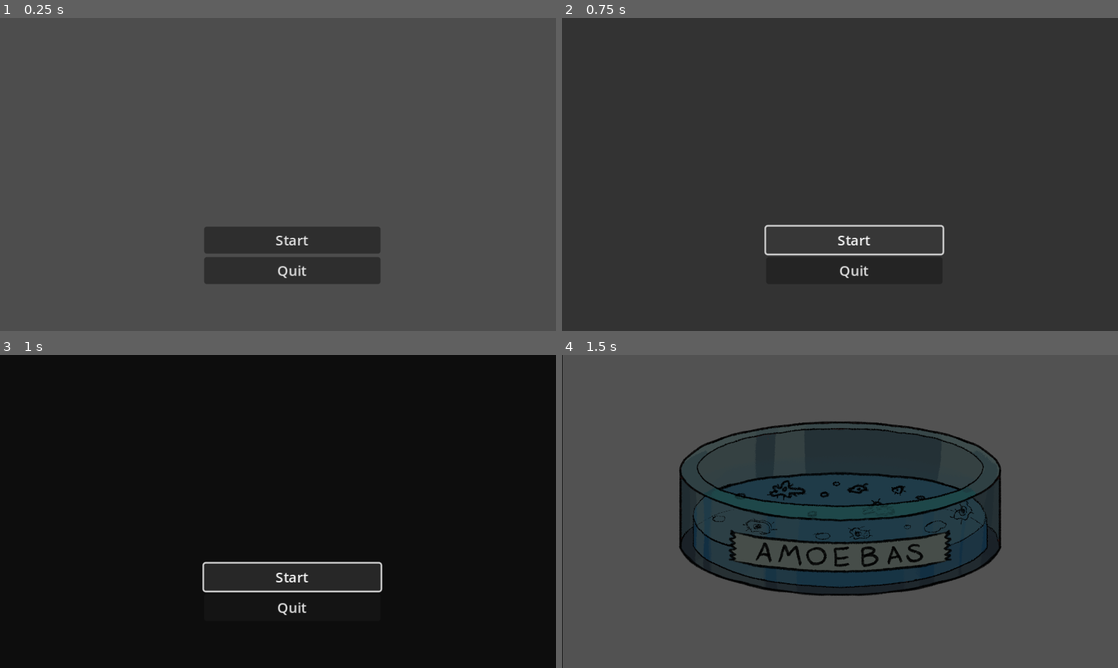
Above: before the commit, frames 1-4 (two rows, left to right).
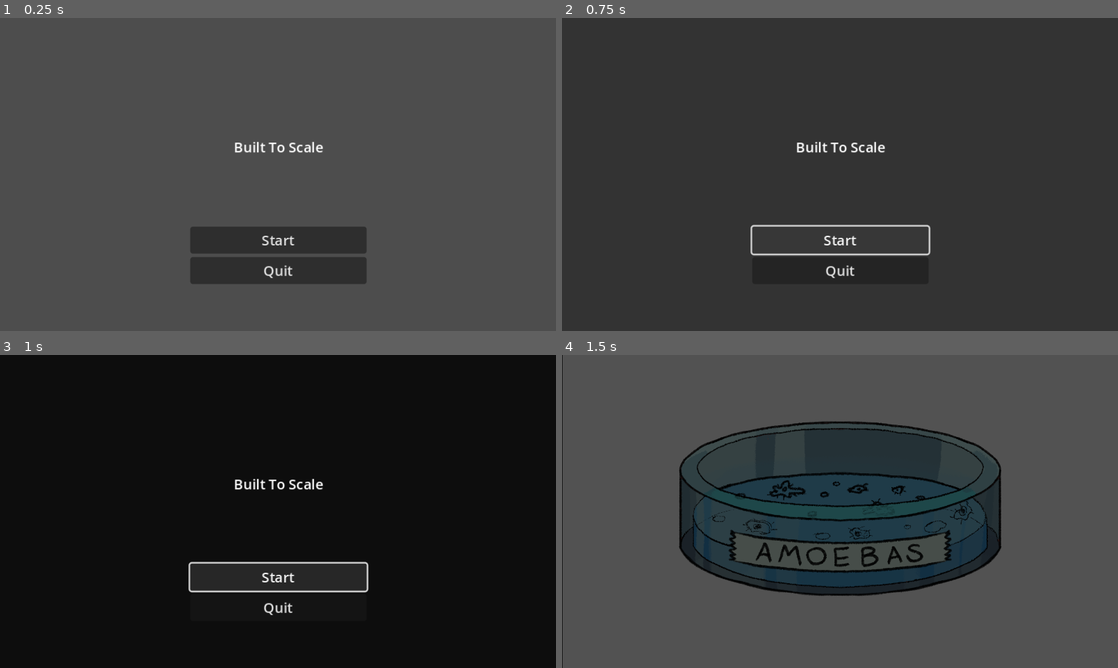
Above: after the commit, the same moments.

Repository: AlexPham0209/DishOut
Game: Godot game, scene res://src/Scenes/TitleScreen.tscn
Same seed, same stepped clock (60 frames per second), same inputs: the game is played once before the commit and once after it.
Inputs:
- Up to frame 1 (0.25 s): no input
- Up to frame 2 (0.75 s): click "Start" at 0.5 s
- Up to frame 3 (1 s): no input
- Up to frame 4 (1.5 s): tap Enter at 1.25 s; hold D (Right) from 1.28 s (still down); tap Space (Interact) at 1.35 s

The runs differ from the first frame. In frame 1, 1.4% of the frame differs, in the area x 34-69%, y 39-85%; in frame 2, 0.8%; in frame 3, 1.2%; in frame 4, nothing differs.

Commit message:
Made zoom transition so that zoom values is not fixed

Diff:
--- a/src/Scenes/Cutscenes/Scene1.tscn
+++ b/src/Scenes/Cutscenes/Scene1.tscn
@@ -1,11 +1,13 @@
-[gd_scene load_steps=21 format=3 uid="uid://c4hc5tt817e3y"]
+[gd_scene load_steps=24 format=3 uid="uid://c4hc5tt817e3y"]
 
 [ext_resource type="Script" path="res://src/Scripts/Cutscene.gd" id="1_xua8u"]
+[ext_resource type="PackedScene" uid="uid://8syuojrdilr3" path="res://src/Scenes/Levels/Level1.tscn" id="2_822sf"]
 [ext_resource type="Script" path="res://src/Scripts/Dialogue.gd" id="2_wchmf"]
 [ext_resource type="PackedScene" uid="uid://chqewscxs0qop" path="res://src/Scenes/Cutscenes/Textbox.tscn" id="3_gq7ik"]
 [ext_resource type="Texture2D" uid="uid://csqslyic5civv" path="res://src/Assets/Art/Cells/Lil_Guy.png" id="4_5veyb"]
 [ext_resource type="Texture2D" uid="uid://q5qbkae260ob" path="res://src/Assets/Art/Petridish/PetriDish.png" id="4_uqrd0"]
 [ext_resource type="Texture2D" uid="uid://c85fjpp0j0blt" path="res://src/Assets/Art/Petridish/Petri_Cutscene_BG.png" id="5_ihe31"]
+[ext_resource type="Texture2D" uid="uid://db3qyik4txoa2" path="res://src/Assets/Art/Petra/Merge_4.png" id="6_dc8j7"]
 [ext_resource type="Texture2D" uid="uid://cq8m4bopg5wq8" path="res://src/Assets/Art/Petra/En_Cut_Normal.png" id="6_gms34"]
 
 [sub_resource type="Animation" id="Animation_cgeng"]
@@ -90,6 +92,18 @@
 "transitions": PackedFloat32Array(1),
 "update": 1,
 "values": [true]
+}
+tracks/4/type = "value"
+tracks/4/imported = false
+tracks/4/enabled = true
+tracks/4/path = NodePath("Backgrounds/Fade:color")
+tracks/4/interp = 1
+tracks/4/loop_wrap = true
+tracks/4/keys = {
+"times": PackedFloat32Array(0),
+"transitions": PackedFloat32Array(1),
+"update": 0,
+"values": [Color(0, 0, 0, 0)]
 }
 
 [sub_resource type="Animation" id="Animation_7oby3"]
@@ -240,7 +254,7 @@
 tracks/3/interp = 1
 tracks/3/loop_wrap = true
 tracks/3/keys = {
-"times": PackedFloat32Array(6.96667),
+"times": PackedFloat32Array(7),
 "transitions": PackedFloat32Array(1),
 "values": [{
 "args": [],
@@ -250,6 +264,74 @@
 
 [sub_resource type="Animation" id="Animation_ju1v3"]
 resource_name = "1_6"
+length = 3.0
+tracks/0/type = "value"
+tracks/0/imported = false
+tracks/0/enabled = true
+tracks/0/path = NodePath("Characters/Merge4:visible")
+tracks/0/interp = 1
+tracks/0/loop_wrap = true
+tracks/0/keys = {
+"times": PackedFloat32Array(0),
+"transitions": PackedFloat32Array(1),
+"update": 1,
+"values": [true]
+}
+tracks/1/type = "value"
+tracks/1/imported = false
+tracks/1/enabled = true
+tracks/1/path = NodePath("Characters/EnCutNormal:visible")
+tracks/1/interp = 1
+tracks/1/loop_wrap = true
+tracks/1/keys = {
+"times": PackedFloat32Array(0),
+"transitions": PackedFloat32Array(1),
+"update": 1,
+"values": [false]
+}
+tracks/2/type = "value"
+tracks/2/imported = false
+tracks/2/enabled = true
+tracks/2/path = NodePath("Characters/LilGuy:visible")
+tracks/2/interp = 1
+tracks/2/loop_wrap = true
+tracks/2/keys = {
+"times": PackedFloat32Array(0),
+"transitions": PackedFloat32Array(1),
+"update": 1,
+"values": [false]
+}
+tracks/3/type = "method"
+tracks/3/imported = false
+tracks/3/enabled = true
+tracks/3/path = NodePath("CanvasLayer/Dialogue/TextBox")
+tracks/3/interp = 1
+tracks/3/loop_wrap = true
+tracks/3/keys = {
+"times": PackedFloat32Array(1),
+"transitions": PackedFloat32Array(1),
+"values": [{
+"args": ["“That was bizarre… but it gives me an idea. Maybe if I eat enough other amoebas, I can become large enough to scale the petri dish walls, and escape this dish once and for all!”", true],
+"method": &"set_text"
+}]
+}
+
+[sub_resource type="Animation" id="Animation_q1tg2"]
+resource_name = "1_7"
+tracks/0/type = "method"
+tracks/0/imported = false
+tracks/0/enabled = true
+tracks/0/path = NodePath(".")
+tracks/0/interp = 1
+tracks/0/loop_wrap = true
+tracks/0/keys = {
+"times": PackedFloat32Array(0),
+"transitions": PackedFloat32Array(1),
+"values": [{
+"args": [],
+"method": &"change_scene"
+}]
+}
 
 [sub_resource type="Animation" id="Animation_c2wcr"]
 resource_name = "Explaining"
@@ -454,6 +536,30 @@
 "transitions": PackedFloat32Array(1),
 "update": 0,
 "values": [Vector2(1073, 209)]
+}
+tracks/9/type = "value"
+tracks/9/imported = false
+tracks/9/enabled = true
+tracks/9/path = NodePath("Characters/Merge4:visible")
+tracks/9/interp = 1
+tracks/9/loop_wrap = true
+tracks/9/keys = {
+"times": PackedFloat32Array(0),
+"transitions": PackedFloat32Array(1),
+"update": 1,
+"values": [false]
+}
+tracks/10/type = "value"
+tracks/10/imported = false
+tracks/10/enabled = true
+tracks/10/path = NodePath("Characters/EnCutNormal:visible")
+tracks/10/interp = 1
+tracks/10/loop_wrap = true
+tracks/10/keys = {
+"times": PackedFloat32Array(0),
+"transitions": PackedFloat32Array(1),
+"update": 1,
+"values": [true]
 }
 
 [sub_resource type="Animation" id="Animation_6aici"]
@@ -508,6 +614,7 @@
 "1_4": SubResource("Animation_nubld"),
 "1_5": SubResource("Animation_scpbl"),
 "1_6": SubResource("Animation_ju1v3"),
+"1_7": SubResource("Animation_q1tg2"),
 "Explaining": SubResource("Animation_c2wcr"),
 "Exposition": SubResource("Animation_rwo05"),
 "Jump": SubResource("Animation_xok7p"),
@@ -518,7 +625,8 @@
 
 [node name="Scene1" type="Node2D"]
 script = ExtResource("1_xua8u")
-events = Array[String](["1_1", "1_2", "1_3", "1_4", "1_5"])
+events = Array[String](["1_1", "1_2", "1_3", "1_4", "1_5", "1_6", "1_7"])
+next_scene = ExtResource("2_822sf")
 
 [node name="Backgrounds" type="Node2D" parent="."]
 
@@ -549,6 +657,12 @@
 position = Vector2(-288, 189)
 scale = Vector2(0.882353, 0.821663)
 texture = ExtResource("6_gms34")
+
+[node name="Merge4" type="Sprite2D" parent="Characters"]
+visible = false
+position = Vector2(324, 146)
+scale = Vector2(0.736014, 0.779438)
+texture = ExtResource("6_dc8j7")
 
 [node name="CanvasLayer" type="CanvasLayer" parent="."]
 
@@ -574,6 +688,7 @@
 libraries = {
 "": SubResource("AnimationLibrary_c85hf")
 }
+next/1_1 = &"1_1"
 
 [node name="Camera2D" type="Camera2D" parent="."]
 position = Vector2(320, 180)
--- a/src/Scenes/Levels/Level.tscn
+++ b/src/Scenes/Levels/Level.tscn
@@ -115,10 +115,10 @@
 [node name="Background" type="Node2D" parent="."]
 
 [node name="ColorRect" type="ColorRect" parent="Background"]
-offset_left = -3150.0
-offset_top = -839.0
-offset_right = 8040.0
-offset_bottom = 5393.0
+offset_left = -4940.0
+offset_top = -2477.0
+offset_right = 9689.0
+offset_bottom = 6832.0
 color = Color(0.452768, 0.628176, 0.733678, 1)
 
 [node name="AgarTexture" type="Sprite2D" parent="Background"]
@@ -221,10 +221,6 @@
 [node name="Camera2D" parent="." instance=ExtResource("7_lma3m")]
 position = Vector2(1970, 1953)
 scale = Vector2(1, 1)
-limit_left = 0
-limit_top = 0
-limit_right = 4096
-limit_bottom = 4096
 
 [node name="UI" type="CanvasLayer" parent="."]
 
--- a/src/Scenes/Levels/Level1.tscn
+++ b/src/Scenes/Levels/Level1.tscn
@@ -28,15 +28,16 @@
 max_size = 5
 
 [node name="Level1" instance=ExtResource("1_fn4pg")]
-amount = 15
+amount = 1
 spawns = Array[ExtResource("2_wki27")]([SubResource("Resource_0lobg"), SubResource("Resource_vi2v1"), SubResource("Resource_pi8i7")])
 next_level = ExtResource("5_vvvou")
 
 [node name="ColorRect" parent="Background" index="0"]
-offset_left = -3182.0
-offset_top = -1047.0
-offset_right = 8008.0
-offset_bottom = 5185.0
+offset_left = -3524.0
+offset_top = -2457.0
+offset_right = 9251.0
+offset_bottom = 5515.0
+scale = Vector2(0.902957, 1.11702)
 
 [node name="Instructions" parent="Background" index="2"]
 offset_left = 1831.0
--- a/src/Scenes/Levels/Level3.tscn
+++ b/src/Scenes/Levels/Level3.tscn
@@ -64,8 +64,6 @@
 [node name="RichTextLabel" parent="UI" index="2"]
 text = "Level 3"
 
-[connection signal="enter_level" from="." to="Camera2D" method="enter_level"]
-
 [editable path="Amoeba"]
 [editable path="Amoeba/Hurtbox"]
 [editable path="Amoeba/Abilities/BoostAbility"]
--- a/src/Scenes/Levels/Level4.tscn
+++ b/src/Scenes/Levels/Level4.tscn
@@ -72,17 +72,12 @@
 [node name="CollisionPolygon2D" parent="Border" index="0"]
 position = Vector2(51, 0)
 
-[node name="Growth" parent="Amoeba" index="3"]
-value = 3
-
 [node name="RichTextLabel" parent="UI" index="2"]
 text = "Level 4"
 
 [node name="Poisoner" parent="." index="8" instance=ExtResource("5_2mtjl")]
 position = Vector2(1126, 541)
 
-[connection signal="enter_level" from="." to="Camera2D" method="enter_level"]
-
 [editable path="Amoeba"]
 [editable path="Amoeba/Hurtbox"]
 [editable path="Amoeba/Abilities/BoostAbility"]
--- a/src/Scenes/NextLevelScreen.tscn
+++ b/src/Scenes/NextLevelScreen.tscn
@@ -34,7 +34,7 @@
 "times": PackedFloat32Array(0),
 "transitions": PackedFloat32Array(1),
 "update": 0,
-"values": [Color(1, 1, 1, 1)]
+"values": [Color(1, 1, 1, 0)]
 }
 
 [sub_resource type="AnimationLibrary" id="AnimationLibrary_t3620"]
@@ -52,26 +52,41 @@
 offset_bottom = 360.0
 
 [node name="UI" type="Control" parent="."]
+modulate = Color(1, 1, 1, 0)
 layout_mode = 3
 anchors_preset = 0
-offset_right = 40.0
-offset_bottom = 40.0
+offset_right = 640.0
+offset_bottom = 360.0
 
 [node name="Label" type="Label" parent="UI"]
-layout_mode = 0
-offset_left = 206.0
-offset_top = 121.0
-offset_right = 425.0
-offset_bottom = 180.0
+layout_mode = 1
+anchors_preset = 8
+anchor_left = 0.5
+anchor_top = 0.5
+anchor_right = 0.5
+anchor_bottom = 0.5
+offset_left = -109.0
+offset_top = -63.0
+offset_right = 110.0
+offset_bottom = -4.0
+grow_horizontal = 2
+grow_vertical = 2
 text = "You Won!"
 horizontal_alignment = 1
 
 [node name="Buttons" type="VBoxContainer" parent="UI"]
-layout_mode = 0
-offset_left = 206.0
-offset_top = 224.0
-offset_right = 425.0
-offset_bottom = 322.0
+layout_mode = 1
+anchors_preset = 7
+anchor_left = 0.5
+anchor_top = 1.0
+anchor_right = 0.5
+anchor_bottom = 1.0
+offset_left = -109.0
+offset_top = -141.0
+offset_right = 110.0
+offset_bottom = -43.0
+grow_horizontal = 2
+grow_vertical = 0
 
 [node name="NextLevel" type="Button" parent="UI/Buttons"]
 layout_mode = 2
--- a/src/Scenes/TitleScreen.tscn
+++ b/src/Scenes/TitleScreen.tscn
@@ -11,11 +11,34 @@
 offset_right = 640.0
 offset_bottom = 362.0
 
+[node name="RichTextLabel" type="RichTextLabel" parent="Control"]
+layout_mode = 1
+anchors_preset = 8
+anchor_left = 0.5
+anchor_top = 0.5
+anchor_right = 0.5
+anchor_bottom = 0.5
+offset_left = -101.5
+offset_top = -44.0
+offset_right = 101.5
+offset_bottom = 44.0
+grow_horizontal = 2
+grow_vertical = 2
+bbcode_enabled = true
+text = "[center]Built To Scale[/center]"
+
 [node name="VBoxContainer" type="VBoxContainer" parent="Control"]
-offset_left = 235.0
-offset_top = 240.0
-offset_right = 438.0
-offset_bottom = 362.0
+layout_mode = 1
+anchors_preset = 7
+anchor_left = 0.5
+anchor_top = 1.0
+anchor_right = 0.5
+anchor_bottom = 1.0
+offset_left = -101.5
+offset_top = -122.0
+offset_right = 101.5
+grow_horizontal = 2
+grow_vertical = 0
 focus_mode = 1
 
 [node name="Start" type="Button" parent="Control/VBoxContainer"]
--- a/src/Scripts/Camera.gd
+++ b/src/Scripts/Camera.gd
@@ -10,22 +10,28 @@
 
 @onready var noise = FastNoiseLite.new()
 @onready var animation_player = $AnimationPlayer
+var starting_scale
+var zoom_tween : Tween
+var zooming : bool = false
 
 var noise_i: float = 0.0
 var shake_strength: float = 0.0
 var tween : Tween
 
 func screen_shake(strength : float = NOISE_SHAKE_STRENGTH, time : float = time):
+	if zoom_tween:
+		return
+
 	if tween:
 		tween.kill()
 	tween = create_tween()
 	tween.tween_property(self, "shake_strength", strength, time).set_ease(Tween.EASE_IN_OUT)
 	tween.tween_property(self, "shake_strength", 0, time).set_ease(Tween.EASE_IN_OUT)
 
-func _process(delta):
-	shake_strength = lerp(shake_strength, 0.0, SHAKE_DECAY_RATE * delta)
-	var shake_offset = get_random_offset()
-	self.offset = shake_offset
+#func _process(delta):
+#	shake_strength = lerp(shake_strength, 0.0, SHAKE_DECAY_RATE * delta)
+#	var shake_offset = get_random_offset()
+#	self.offset = shake_offset
 
 func get_random_offset() -> Vector2:
 	return Vector2(
@@ -34,12 +40,23 @@
 	)
 
 func enter_level():
-	animation_player.play("Zoom")
-	await animation_player.animation_finished
+	zooming = true
+	self.zoom = Vector2(0.1, 0.1)
+	zoom_tween = create_tween()
+	zoom_tween.tween_property(self, "zoom", starting_scale, 1).set_ease(Tween.EASE_IN_OUT).set_trans(Tween.TRANS_CUBIC)
+	zoom_tween.play()
+	await zoom_tween.finished
 	finish_zoom_in.emit()
+	zooming = false
 
 
 func exit_level():
-	animation_player.play("ZoomOut")
-	await animation_player.animation_finished
+	#if zoom_tween:
+		#zoom_tween.kill()
+	zooming = true
+	zoom_tween = create_tween()
+	zoom_tween.tween_property(self, "zoom", Vector2(0.1, 0.1), 1).set_ease(Tween.EASE_IN_OUT).set_trans(Tween.TRANS_CUBIC)
+	zoom_tween.play()
+	await zoom_tween.finished
 	finish_zoom_out.emit()
+	zooming = false
--- a/src/Scripts/Cells/Amoeba.gd
+++ b/src/Scripts/Cells/Amoeba.gd
@@ -38,7 +38,7 @@
 	start_scale = scale
 	start_zoom = camera.zoom
 	self.scale = start_scale + (Vector2(scale_growth_rate, scale_growth_rate) * growth.value)
-	camera.zoom = start_zoom - (Vector2(cam_growth_rate, cam_growth_rate) * growth.value)
+	camera.starting_scale = start_zoom - (Vector2(cam_growth_rate, cam_growth_rate) * growth.value)
 	Global.grow.emit(growth.value)
 	Global.player = self
 	ability.entity = self
@@ -88,13 +88,13 @@
 	animation_player.play("TakeDamage")
 
 func heal():
-	print("heal")
 	grow(1)
 
 func grow(amount):
 	#Once reached max growth, then go to the next level
 	growth.value += amount
-	camera.screen_shake()
+	if not camera.zooming:
+		camera.screen_shake()
 
 	if growth.value <= 0:
 		game_over()
@@ -114,7 +114,7 @@
 	scale_tween.parallel().tween_property(self, "scale", new_scale, 1.0). \
 		set_ease(Tween.EASE_OUT).set_trans(Tween.TRANS_SINE)
 
-	if not camera.animation_player.is_playing():
+	if not camera.zooming:
 		scale_tween.parallel().tween_property(camera, "zoom", new_zoom.clamp(Vector2(0.25, 0.25), Vector2.ONE), 1.0). \
 			set_ease(Tween.EASE_OUT).set_trans(Tween.TRANS_SINE)
 	scale_tween.play()
--- a/src/Scripts/Cutscene.gd
+++ b/src/Scripts/Cutscene.gd
@@ -3,6 +3,7 @@
 var i = 0
 @onready var animation_player : AnimationPlayer = $AnimationPlayer
 @export var events : Array[String]
+@export var next_scene : PackedScene
 
 func _ready() -> void:
 	play_next()
@@ -13,3 +14,6 @@
 
 	animation_player.play(events[i])
 	i += 1
+
+func change_scene():
+	Transition.change_scene_fade(next_scene)
--- a/src/Scripts/GameOverScreen.gd
+++ b/src/Scripts/GameOverScreen.gd
@@ -6,4 +6,4 @@
 	animation_player.play("Open")
 
 func _on_restart_pressed() -> void:
-	get_tree().reload_current_scene()
+	Transition.reload_current_scene_fade()
--- a/src/Scripts/Level.gd
+++ b/src/Scripts/Level.gd
@@ -22,6 +22,8 @@
 @onready var text = $UI/Control/GrowthText
 var next_level_screen = preload("res://src/Scenes/NextLevelScreen.tscn")
 var game_over_screen = preload("res://src/Scenes/GameOverScreen.tscn")
+var game_over_instance
+var next_level_instance
 
 signal update_amount_left(value)
 signal enter_level
@@ -66,13 +68,17 @@
 		leave_level.emit()
 
 func show_next_level_screen():
-	var instance = next_level_screen.instantiate()
-	instance.level = next_level
-	get_tree().current_scene.add_child(instance)
+	if next_level_instance:
+		return
+	next_level_instance = next_level_screen.instantiate()
+	next_level_instance.level = next_level
+	get_tree().current_scene.add_child(next_level_instance)
 
 func show_game_over_screen():
-	var instance = game_over_screen.instantiate()
-	get_tree().current_scene.add_child(instance)
+	if game_over_instance:
+		return
+	game_over_instance = game_over_screen.instantiate()
+	get_tree().current_scene.add_child(game_over_instance)
 
 func show_stats():
 	animation_player.play("Start")
--- a/src/Singleton/Transition.gd
+++ b/src/Singleton/Transition.gd
@@ -15,3 +15,9 @@
 	await animation_player.animation_finished
 	get_tree().change_scene_to_file(scene)
 	animation_player.play_backwards("Fade")
+
+func reload_current_scene_fade():
+	animation_player.play("Fade")
+	await animation_player.animation_finished
+	get_tree().reload_current_scene()
+	animation_player.play_backwards("Fade")
Binary file added: src/Assets/Art/Petra/Merge_4.png
Not shown, added: src/Assets/Art/Petra/Merge_4.png.import
